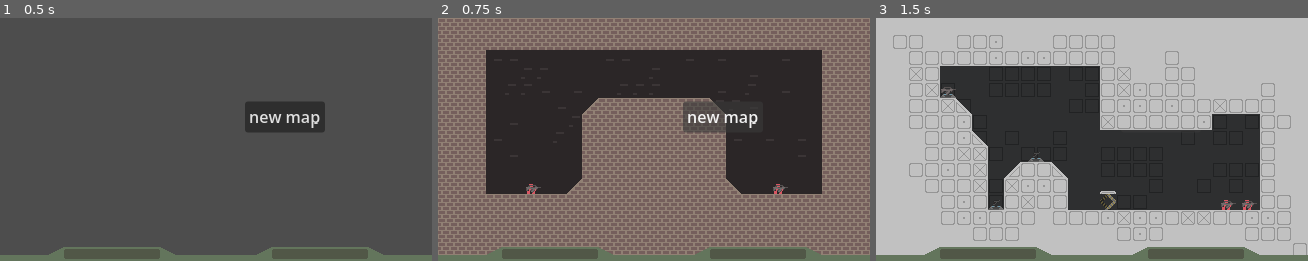
Above: before the commit, frames 1-3 (left to right).
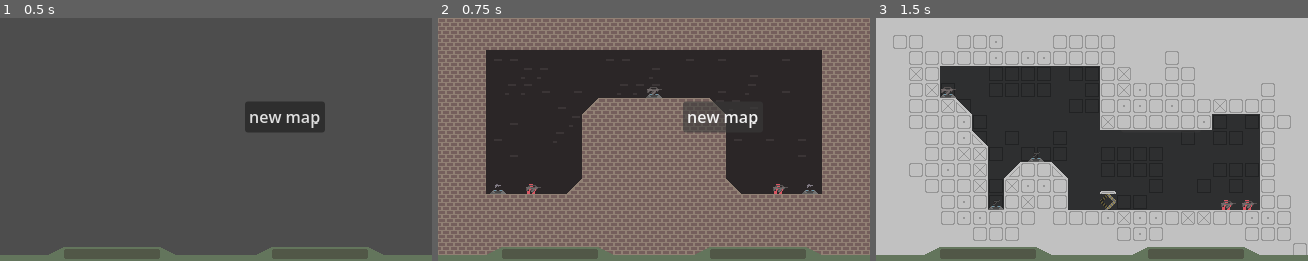
Above: after the commit, the same moments.

Repository: snuggyizme/horse-fishstick
Game: Godot game, scene res://scenes/main.tscn
Same seed, same stepped clock (60 frames per second), same inputs: the game is played once before the commit and once after it. The project has no main scene, so this scene is started directly.
Inputs:
- Up to frame 1 (0.5 s): no input
- Up to frame 2 (0.75 s): click "new map" at 0.5 s
- Up to frame 3 (1.5 s): click "new map" at 1.25 s

Frame 1 is identical in both runs. In frame 2, 0.2% of the frame differs, in the area x 12-88%, y 28-73%; in frame 3, nothing differs.

Commit message:
hallway-2 with guns

Diff:
--- a/scenes/maps/hallway_02.tscn
+++ b/scenes/maps/hallway_02.tscn
@@ -1,6 +1,9 @@
 [gd_scene format=4 uid="uid://b5cp1g1uwd727"]
 
 [ext_resource type="Texture2D" uid="uid://dxqsicxhu71se" path="res://assets/sprites/tiles.png" id="1_6an06"]
+[ext_resource type="PackedScene" uid="uid://dij03yxhvec7u" path="res://scenes/spawner.tscn" id="2_ttmv3"]
+[ext_resource type="Resource" uid="uid://dc7qt5ungvyfe" path="res://guns/t-M0N.tres" id="3_6okqw"]
+[ext_resource type="Resource" uid="uid://bw00wut41eidf" path="res://guns/pistol.tres" id="4_s5n56"]
 
 [sub_resource type="TileSetAtlasSource" id="TileSetAtlasSource_nrj1b"]
 texture = ExtResource("1_6an06")
@@ -56,3 +59,17 @@
 
 [node name="b" type="Marker2D" parent="playerspawns" unique_id=1571507610]
 position = Vector2(340, 166)
+
+[node name="spawners" type="Node2D" parent="." unique_id=1677258144]
+
+[node name="spawner" parent="spawners" unique_id=841179750 instance=ExtResource("2_ttmv3")]
+position = Vector2(216, 72)
+gun = ExtResource("3_6okqw")
+
+[node name="spawner2" parent="spawners" unique_id=375339689 instance=ExtResource("2_ttmv3")]
+position = Vector2(60, 168)
+gun = ExtResource("4_s5n56")
+
+[node name="spawner3" parent="spawners" unique_id=952903581 instance=ExtResource("2_ttmv3")]
+position = Vector2(372, 168)
+gun = ExtResource("4_s5n56")
--- a/scenes/spawner.tscn
+++ b/scenes/spawner.tscn
@@ -1,7 +1,7 @@
 [gd_scene format=3 uid="uid://dij03yxhvec7u"]
 
 [ext_resource type="Texture2D" uid="uid://bauq0lxsl05kv" path="res://assets/sprites/spawner.png" id="1_2vbf6"]
-[ext_resource type="Script" uid="uid://0slklfi1evwd" path="res://scenes/spawner.gd" id="1_ik2nu"]
+[ext_resource type="Script" uid="uid://0slklfi1evwd" path="res://scripts/spawner.gd" id="1_ik2nu"]
 
 [sub_resource type="AtlasTexture" id="AtlasTexture_ik2nu"]
 atlas = ExtResource("1_2vbf6")
Renamed: scenes/spawner.gd -> scripts/spawner.gd
Renamed: scenes/spawner.gd.uid -> scripts/spawner.gd.uid
